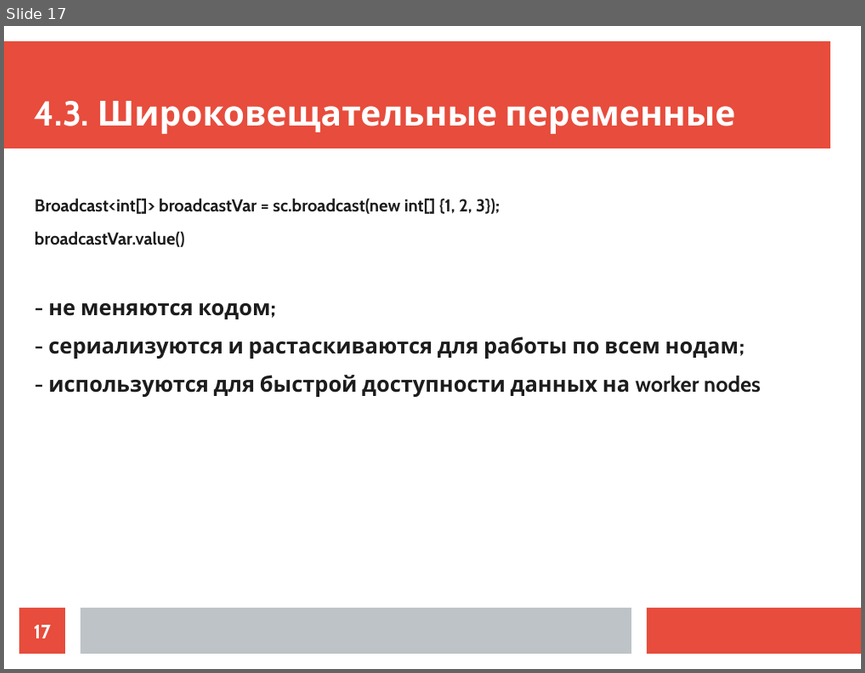
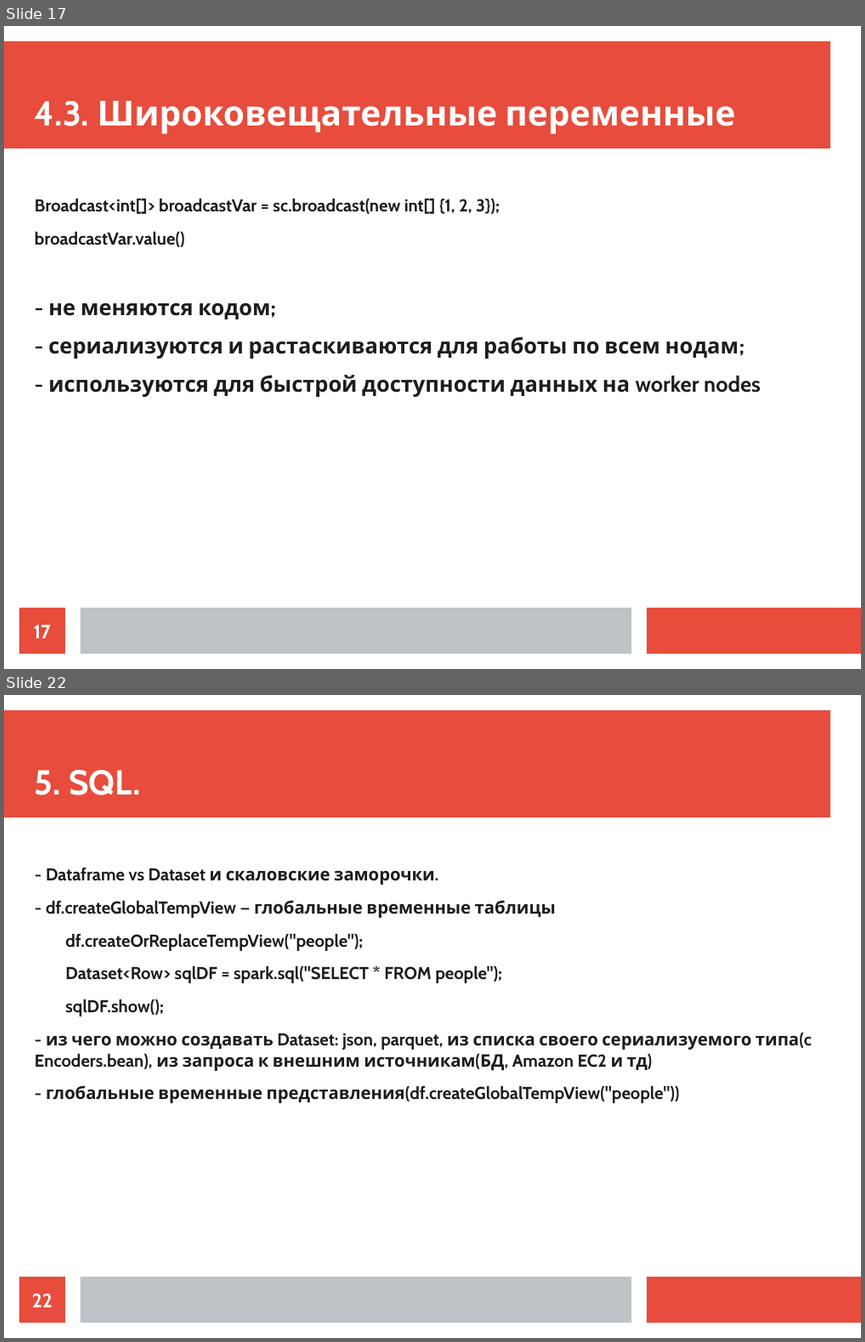
Before and after one commit to ilya1st/spark-samples, a slide deck: report_plan/report.odp. Shown one above the other, each under a label of ours: slide 17 before the commit, slides 17 and 22 after it; the slides between them are not shown. The pictures are 865x673 and 865x1342 pixels, drawn with LibreOffice and Linux fonts; fonts in the diff are those of the drawing. Boxes give left, top, right and bottom in pixels: in the first picture for what was removed or moved away, otherwise in the second. Text is boxed around its words. In the diff, an @@ line names an element or a change of style, - is before the commit and + after.

```diff
--- a/report_plan/report.odp
+++ b/report_plan/report.odp
@@ slide 22 added at box(4, 695, 861, 1338), background #FFFFFF; not listed: 3 template elements that a slide beside it also shows @@
@@ title added at box(35, 770, 140, 795), 32 pt, text #FFFFFF, bold @@
+5. SQL.
@@ text added at box(35, 867, 812, 1103), 16 pt, text #1C1C1C, bold @@
+- Dataframe vs Dataset и скаловские заморочки.
+- df.createGlobalTempView — глобальные временные таблицы
+df.createOrReplaceTempView("people");
+Dataset<Row> sqlDF = spark.sql("SELECT * FROM people");
+sqlDF.show();
+- из чего можно создавать Dataset: json, parquet, из списка своего сериализуемого типа(c Encoders.bean), из запроса к внешним источникам(БД, Amazon EC2 и тд)
+- глобальные временные представления(df.createGlobalTempView("people"))
@@ page number added at box(19, 1276, 65, 1322), fill #E74C3C, 18 pt, text #FFFFFF, bold @@
+22
```
Also in this commit, not shown: 3 slides changed, 12 other slides added, 6 slides removed, 2 other files.
